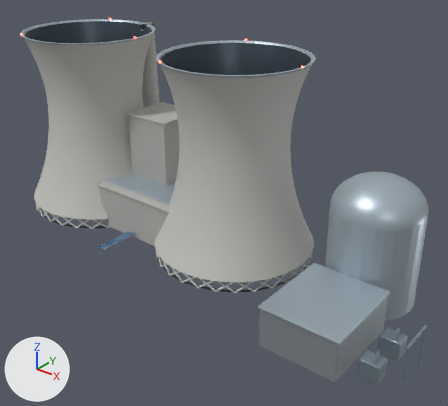
Two versions of the glTF model public/models/across-infrastructure.glb, one commit apart.
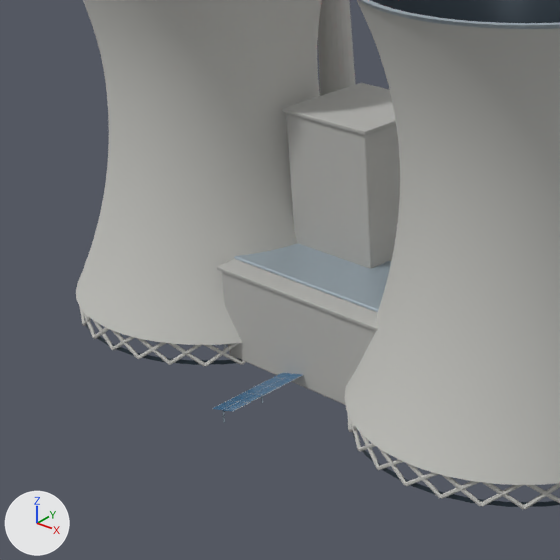
Each version appears first whole from a 50 mm lens placed at (75.3, -75.7, 55.3), pointed at (15.7, -1.2, 9.1), and next in a close-up on the part from 0% to 56% of the width and 16% to 78% of the height. The axes (+X, +Y, +Z) are drawn at lower left. The lights are the same throughout. The last two pictures show the newer version. Where no turn or scale is listed for an object, it has been applied to the vertices.

Objects in the first close-up: 'COAL_PLANT__Coal plant concrete and steel', 'GAS_PLANT__Ceramic metal casing', 'NUCLEAR_PLANT__Ceramic metal casing', 'NUCLEAR_PLANT__Graphite recess', 'NUCLEAR_PLANT__Tower concrete', 'SOLAR_ROW__Tracker module glass' and 1 more.
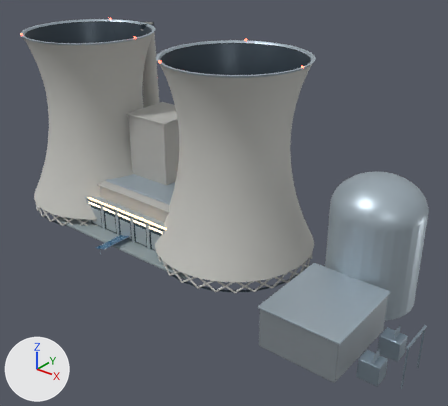
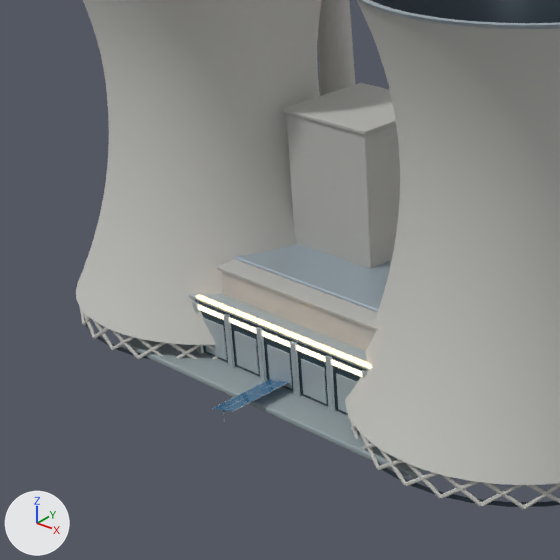
The change, as a list of edits to the scene's bpy script:
```text
Add ob_map_campus__warm_white_recessed_fixtures:
    ob_map_campus__warm_white_recessed_fixtures = bpy.data.objects.new('MAP_CAMPUS__Warm white recessed fixtures', me_symbol_roof_edge_light)  # 384 vertices, 752 faces; spans x -9.2..13.2, y -10.2..10.2, z 5.8..6.1; in mat_warm_white_recessed_fixtures (beige #ffd6a0, glowing beige #ffd6a0)
    ob_map_campus__warm_white_recessed_fixtures.location = (0.0, 0.0, 0.0)
Add ob_map_campus__symbol_warm_clerestory:
    ob_map_campus__symbol_warm_clerestory = bpy.data.objects.new('MAP_CAMPUS__Symbol warm clerestory', me_symbol_clerestory_band)  # 32 vertices, 48 faces; spans x -9.5..13.5, y -10.1..10.1, z 4.7..5.2; in mat_symbol_warm_clerestory (beige #ffebcb, glowing beige #ffebcb)
    ob_map_campus__symbol_warm_clerestory.location = (0.0, 0.0, 0.0)
Add ob_map_campus__recessed_graphite_panels:
    ob_map_campus__recessed_graphite_panels = bpy.data.objects.new('MAP_CAMPUS__Recessed graphite panels', me_campus_symbol_hall)  # 192 vertices, 376 faces; spans x -10.0..14.0, y -10.0..10.0, z 0.6..5.6; in mat_recessed_graphite_panels (dark cyan #354d57)
    ob_map_campus__recessed_graphite_panels.location = (0.0, 0.0, 0.0)
Add ob_map_campus__honed_concrete_plinth:
    ob_map_campus__honed_concrete_plinth = bpy.data.objects.new('MAP_CAMPUS__Honed concrete plinth', me_campus_symbol_plinth)  # 192 vertices, 376 faces; spans x -25.5..17.0, y -13.0..13.0, z 0.0..0.6; in mat_honed_concrete_plinth (grey #8e9ba0)
    ob_map_campus__honed_concrete_plinth.location = (0.0, 0.0, 0.0)
Add ob_map_campus__ceramic_coated_pearl_aluminum:
    ob_map_campus__ceramic_coated_pearl_aluminum = bpy.data.objects.new('MAP_CAMPUS__Ceramic-coated pearl aluminum', me_folded_symbol_roof)  # 5376 vertices, 10528 faces; spans x -21.4..14.4, y -10.3..10.3, z 0.4..5.9; in mat_ceramic_coated_pearl_aluminum (light grey #b8c4c8)
    ob_map_campus__ceramic_coated_pearl_aluminum.location = (0.0, 0.0, 0.0)
```

Location of each change, (x1, y1, x2, y2) in pixels of the close-ups (560 x 560 px):
'MAP_CAMPUS__Ceramic-coated pearl aluminum', added
    after: (189, 293, 369, 413)
'MAP_CAMPUS__Honed concrete plinth', added
    after: (120, 336, 425, 479)
'MAP_CAMPUS__Recessed graphite panels', added
    after: (195, 300, 366, 415)
'MAP_CAMPUS__Warm white recessed fixtures', added (mostly hidden)
    after: (196, 295, 372, 369)
'MAP_CAMPUS__Symbol warm clerestory', added (mostly hidden)
    after: (198, 304, 362, 377)
